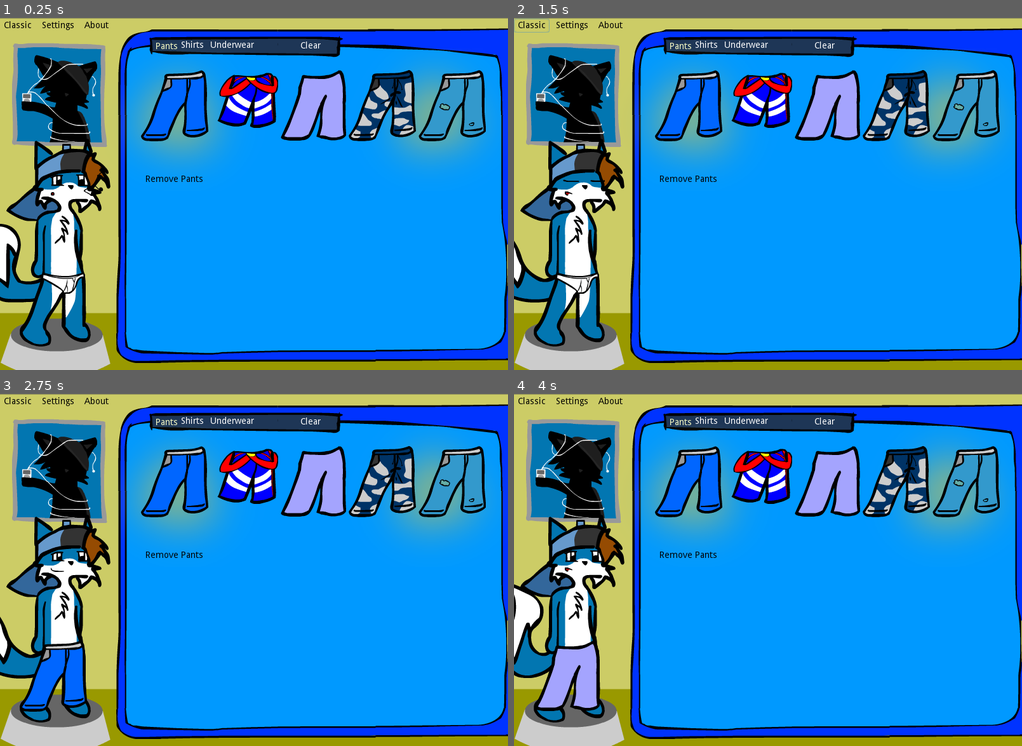
Above: before the commit, frames 1-4 (two rows, left to right).
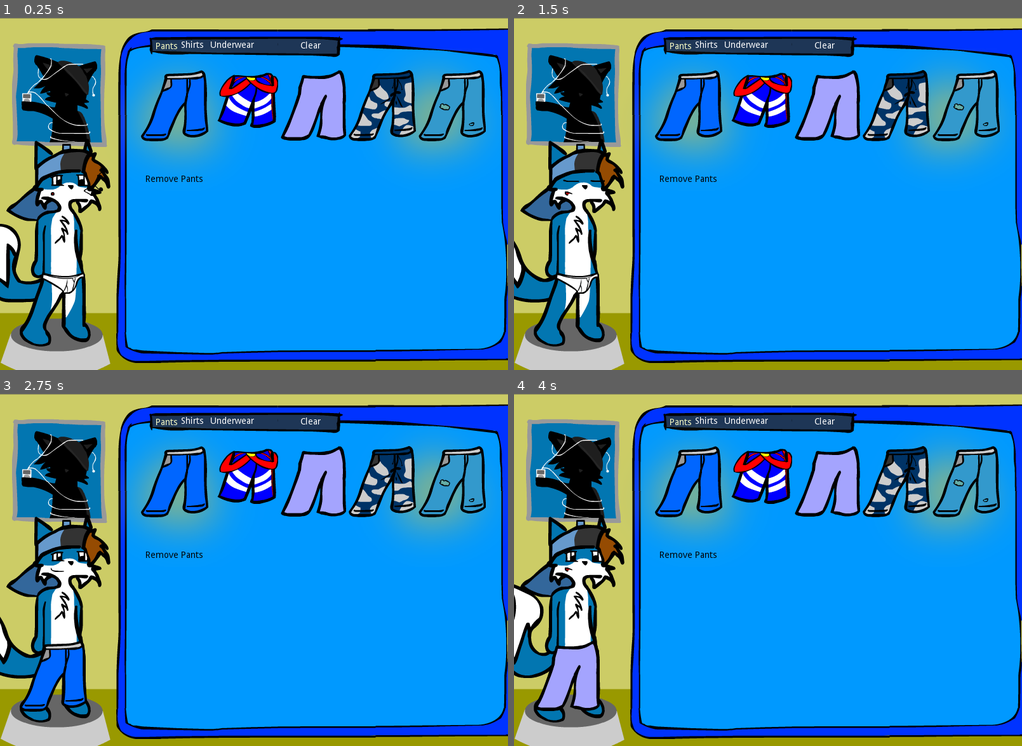
Above: after the commit, the same moments.

Repository: tonytins/dressupzack
Game: Godot game, scene res://ModernScn.tscn
Two runs of this game, one before a commit and one after it. Both use one fixed random seed, a clock stepped at 60 frames per second and the inputs below. The project has no main scene, so this scene is started directly.
Inputs (mouse positions are in pixels of both pictures, inside the frame that each line leads up to):
- Up to frame 1 (0.25 s): no input
- Up to frame 2 (1.5 s): click (534, 25) at 0.5 s, where only the run before the commit has a clickable "Classic"; click (534, 25) at 1.25 s, where only the run before the commit has a clickable "Classic"
- Up to frame 3 (2.75 s): click (172, 482) at 2 s
- Up to frame 4 (4 s): click (757, 482) at 2.75 s; click (828, 482) at 3.5 s

The runs differ from the first frame. In frame 1, 0.1% of the frame differs, in the area x 0-22%, y 0-4%; in frame 2, 0.2%, in the area x 0-22%, y 0-5%; in frame 3, 0.1%; in frame 4, 0.1%.

Commit message:
p010619 merge conflict fix 2

Diff:
--- a/project/ModernScn.tscn
+++ b/project/ModernScn.tscn
@@ -5,7 +5,7 @@
 [ext_resource path="res://assets/icrazy_frame.png" type="Texture" id=3]
 [ext_resource path="res://Zack.tscn" type="PackedScene" id=4]
 [ext_resource path="res://Clothes.tscn" type="PackedScene" id=5]
-[ext_resource path="res://Interface.tscn" type="PackedScene" id=6]
+[ext_resource path="res://WinDialogs.tscn" type="PackedScene" id=6]
 
 [node name="GameScreen" type="Node" index="0"]
 
@@ -31,4 +31,4 @@
 
 [node name="Clothes" parent="." index="3" instance=ExtResource( 5 )]
 
-[node name="Interface" parent="." index="4" instance=ExtResource( 6 )]
+[node name="WinDialogs" parent="." index="4" instance=ExtResource( 6 )]
